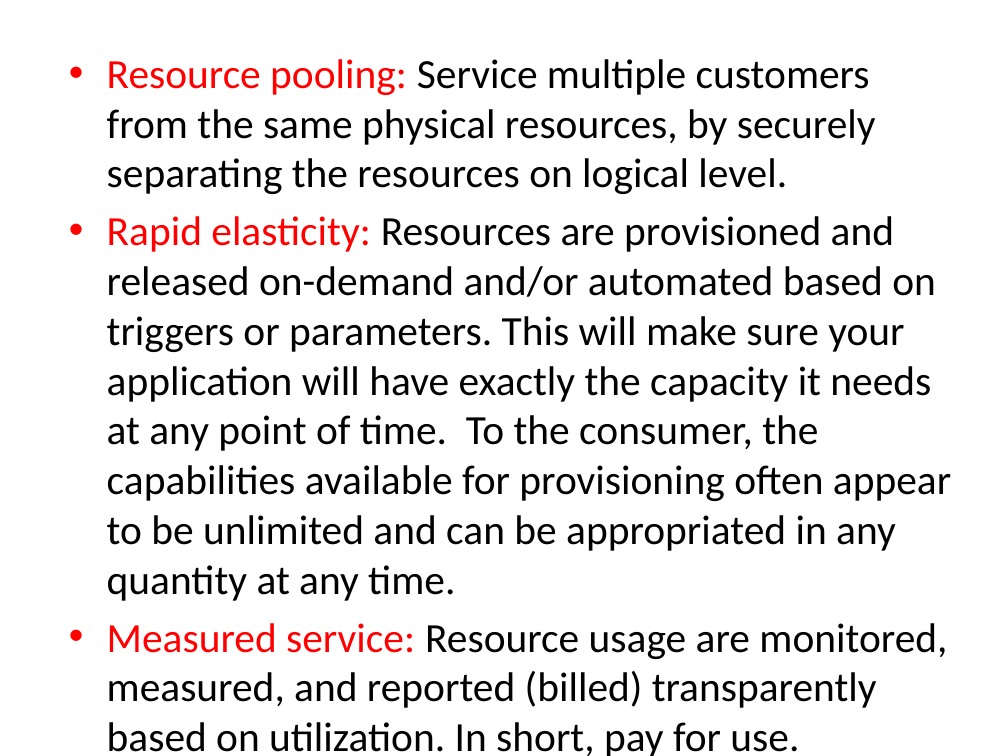
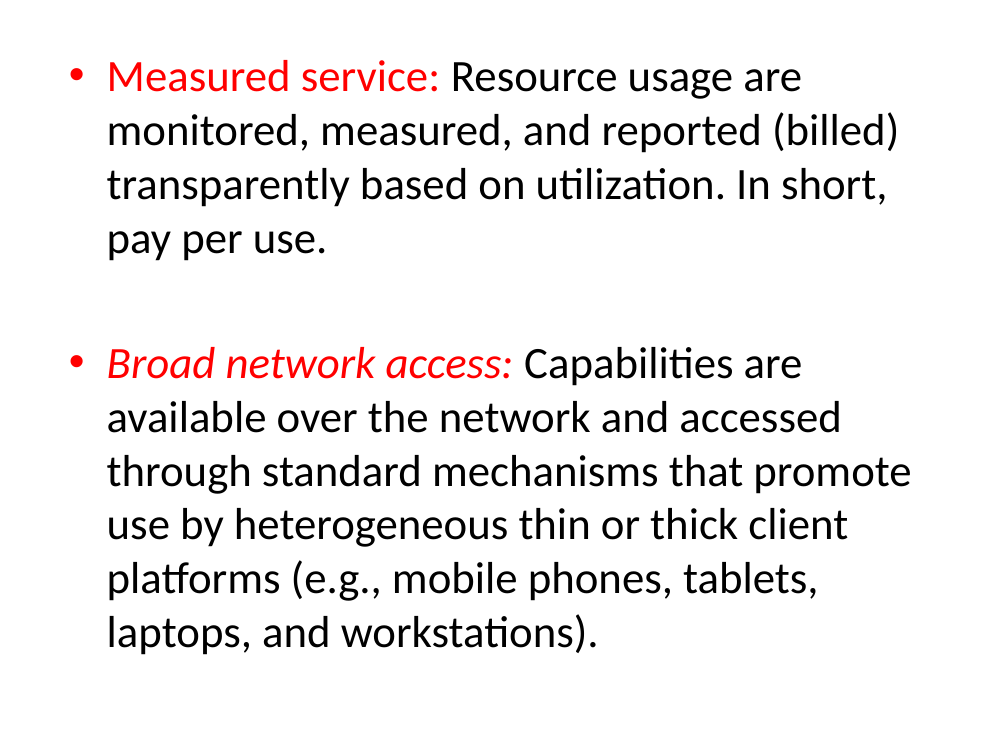
Before and after one commit to myamin66/parallel-distributed-computing-fall-2022, a slide deck: slide 23 of ppts/lec 2.pptx (slide 22 before the commit). Drawn at 1008x756 pixels with LibreOffice and Linux fonts; fonts in the diff are those of the drawing. Boxes give left, top, right and bottom in pixels: in the first picture for what was removed or moved away, otherwise in the second. Text is boxed around its words. In the diff, an @@ line names an element or a change of style, - is before the commit and + after.

```diff
--- a/ppts/lec 2.pptx
+++ b/ppts/lec 2.pptx
@@ text at (107, 60, 911, 655): text changed; size 29.6 to 32 pt @@
-• Resource pooling: Service multiple customers from the same physical resources, by securely separating the resources on logical level.
-• Rapid elasticity: Resources are provisioned and released on-demand and/or automated based on triggers or parameters. This will make sure your application will have exactly the capacity it needs at any point of time. To the consumer, the capabilities available for provisioning often appear to be unlimited and can be appropriated in any quantity at any time.
-• Measured service: Resource usage are monitored, measured, and reported (billed) transparently based on utilization. In short, pay for use.
+• Measured service: Resource usage are monitored, measured, and reported (billed) transparently based on utilization. In short, pay per use.
+• Broad network access: Capabilities are available over the network and accessed through standard mechanisms that promote use by heterogeneous thin or thick client platforms (e.g., mobile phones, tablets, laptops, and workstations).
```
Also in this commit, not shown: 6 other slides changed, 2 slides added, 1 slide removed, 7 other files.
